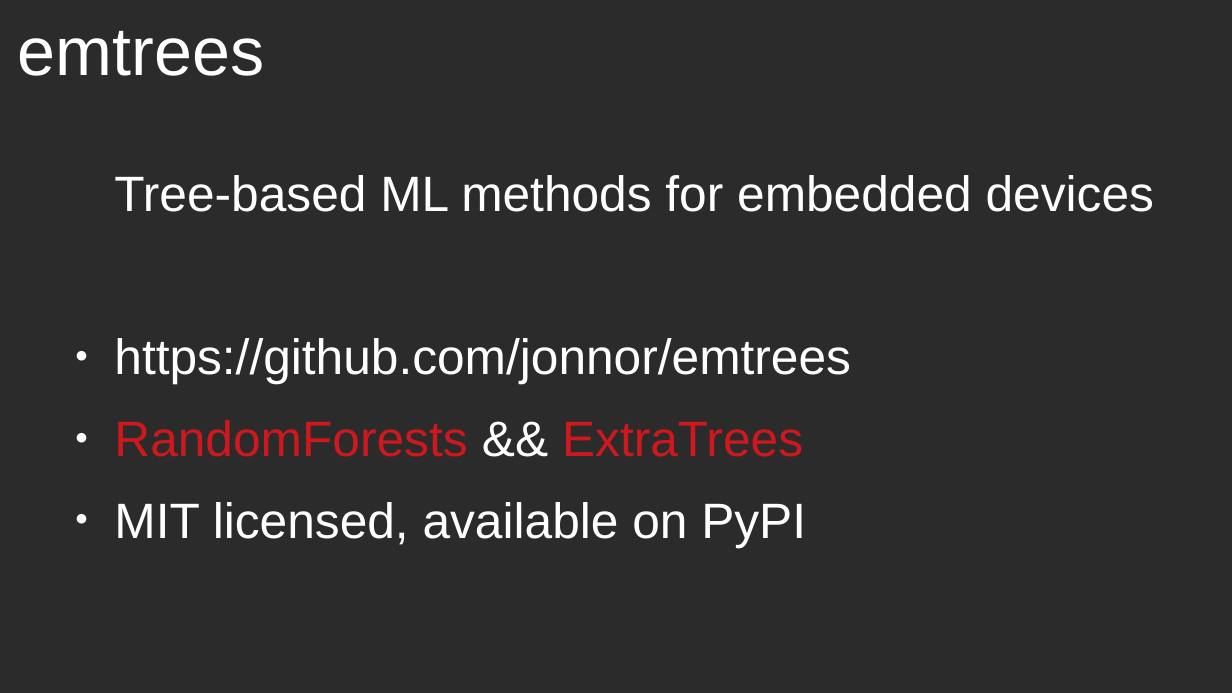
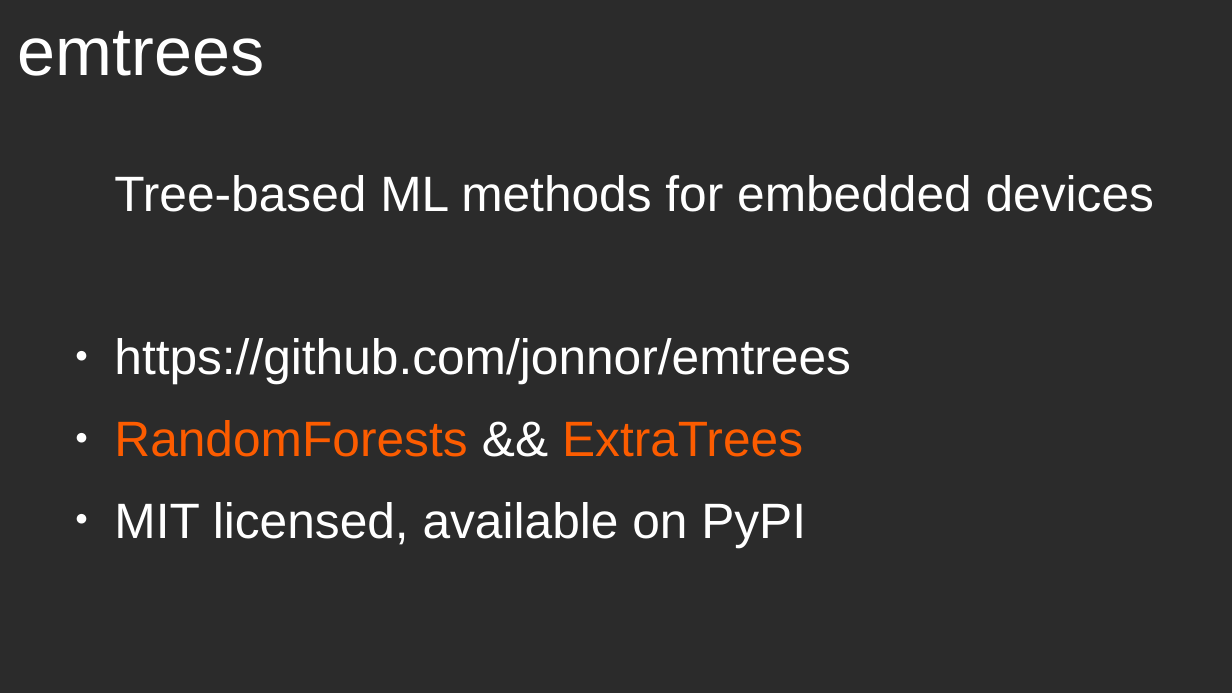
Before and after one commit to jonnor/embeddedml, a slide deck: slide 16 of doc/euroscipy2018/slides.odp. Drawn at 1232x693 pixels with LibreOffice and Linux fonts; fonts in the diff are those of the drawing; background and template pictures are left out; a plain dark background stands for a picture behind light text. Boxes give left, top, right and bottom in pixels: in the first picture for what was removed or moved away, otherwise in the second. Text is boxed around its words. In the diff, an @@ line names an element or a change of style, - is before the commit and + after.

```diff
--- a/doc/euroscipy2018/slides.odp
+++ b/doc/euroscipy2018/slides.odp
@@ text at (114,420,803,457): text colour #CE181E to #FC5C00 in "RandomForests ExtraTrees" @@
```
Also in this commit, not shown: 12 other slides changed, 1 slide added, 1 slide removed, 3 other files.
